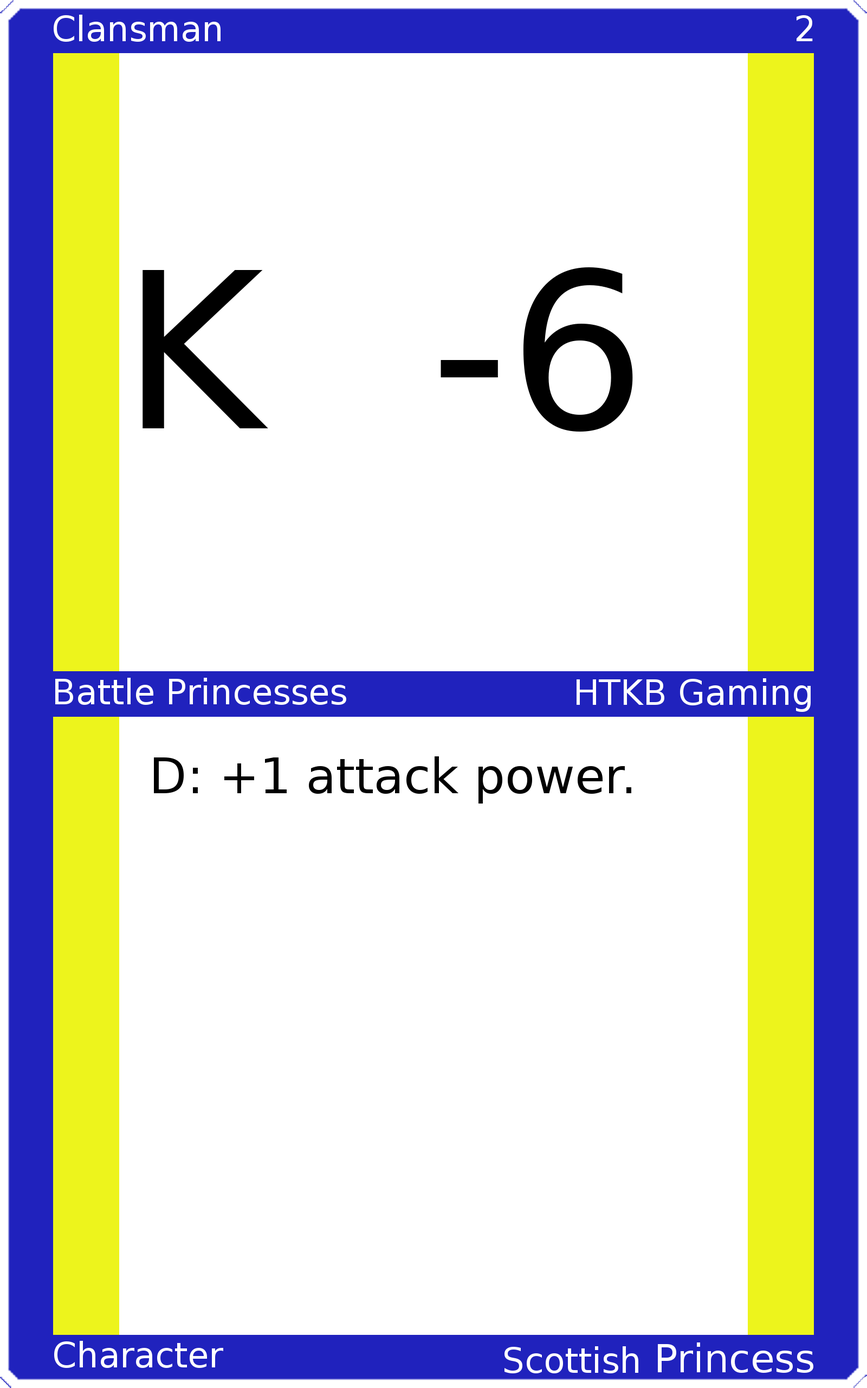
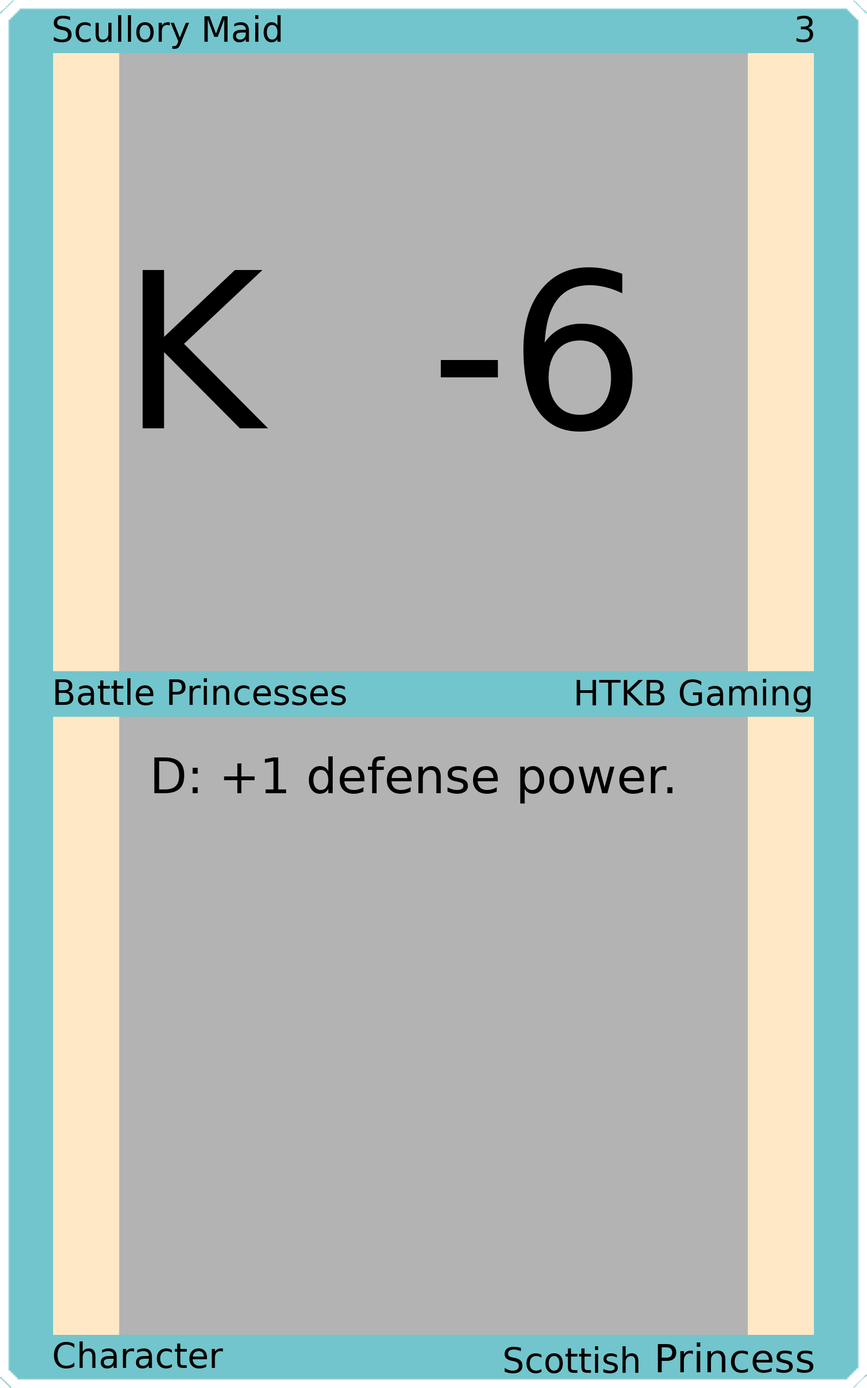
Two versions of the same layered image (867×1388). Layer-by-layer changes:
painted on "Upper Left" over [53, 14, 281, 49]
painted on "Upper Right" over [796, 15, 814, 43]
painted on "Mid Left" over [55, 677, 347, 706]
painted on "Mid Right" over [576, 678, 811, 713]
painted on "Card Text" over [153, 756, 673, 804]
painted on "Bottom Left" over [53, 1340, 224, 1369]
painted on "Bottom Right" over [504, 1342, 814, 1373]
painted on "Border" over [0, 0, 867, 1388]
painted on "Top Background" over [119, 52, 748, 673]
painted on "Bottom Background" over [119, 715, 748, 1336]
painted on "Background" over [35, 35, 832, 1352]
